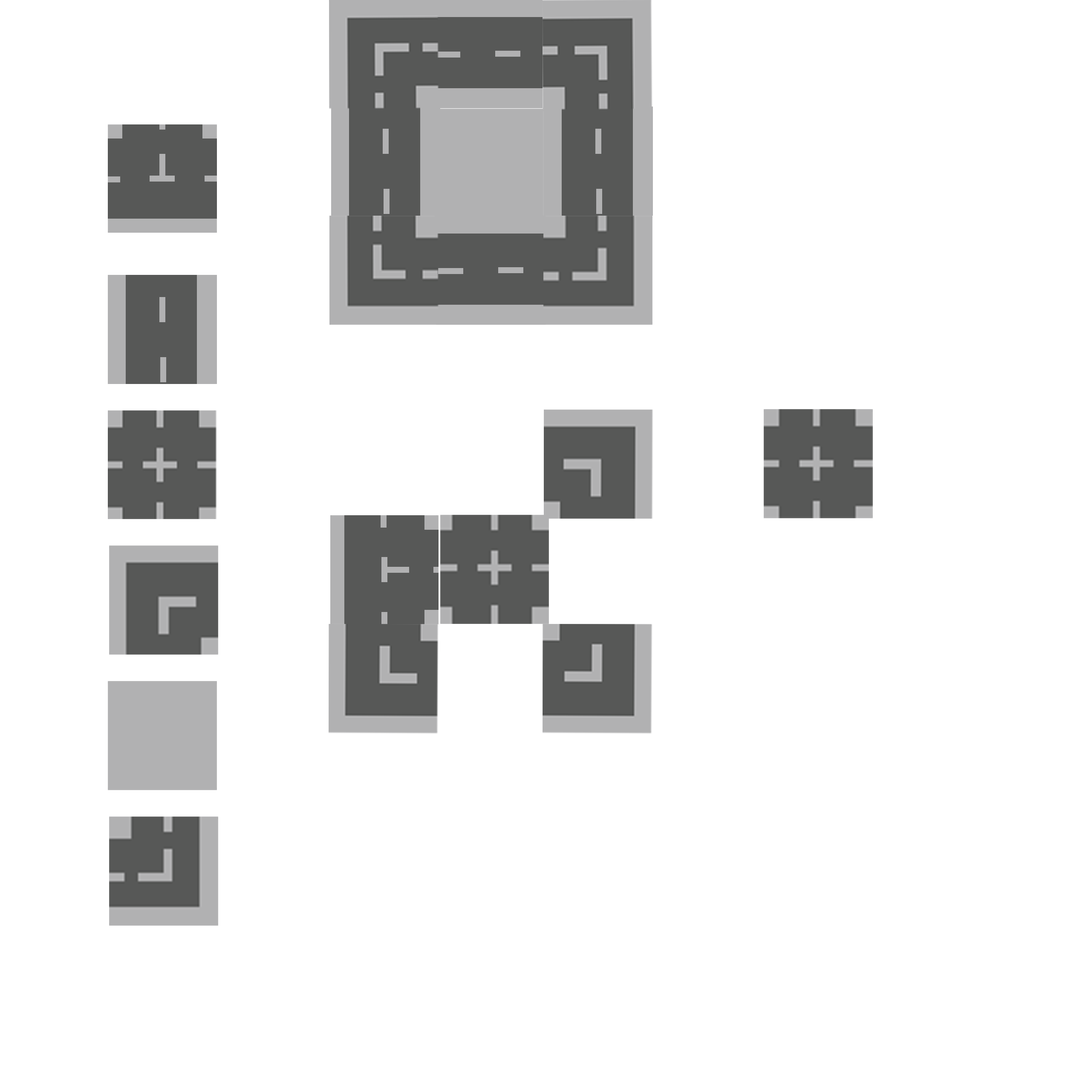
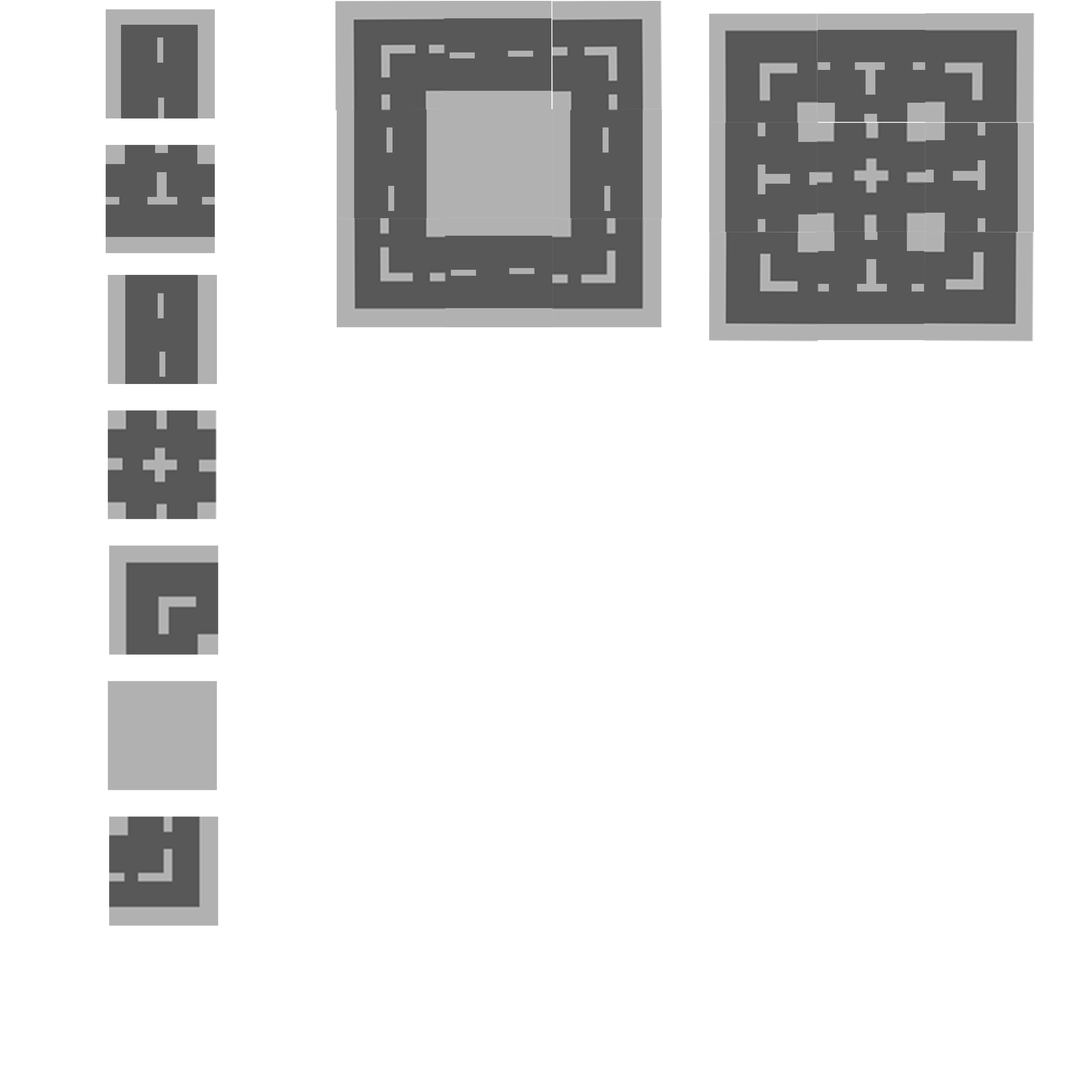
Comparing the layer stacks of the two w=1091, h=1091 images. Changes:
painted on "inner corner copy" over [543, 215, 662, 328]
painted on "inner corner copy 2" over [329, 215, 447, 328]
painted on "inner corner copy 3" over [542, 0, 663, 111]
painted on "inner corner copy 4" over [329, 0, 446, 111]
painted on "filler copy" over [434, 108, 554, 219]
painted on "corner(Outer) copy 3" over [328, 231, 820, 735]
painted on "corner(Outer) copy 2" over [542, 231, 1035, 735]
added layer "corner(Outer) copy 4" in group "corner outer" over [709, 13, 819, 123]
painted on "corner(Outer) copy" over [544, 13, 1035, 519]
removed layer "side copy 4" from group "side copies" over [764, 409, 874, 519]
painted on "side copy" over [440, 122, 927, 625]
added group "reg" (1st of 2) with 4 layers above "3way" over [336, 0, 663, 328]
moved "reg copy" into group "reg", painted on it over [331, 106, 446, 219]
moved "reg copy 4" into group "reg", painted on it over [433, 0, 552, 111]
moved "reg copy 3" into group "reg", painted on it over [436, 215, 553, 328]
moved "reg copy 2" into group "reg", painted on it over [544, 106, 663, 219]
added group "3way" with 4 layers above "inner corner" over [709, 13, 1035, 341]
added layer "3Way copy 2" in group "3way" over [926, 122, 1035, 232]
added layer "3Way copy 4" in group "3way" over [817, 13, 927, 122]
moved "3Way copy" into group "3way", painted on it over [330, 122, 818, 625]
added layer "3Way copy 3" in group "3way" over [815, 231, 925, 341]
painted on "3Way" over [105, 124, 218, 254]
added layer "end" above "reg" over [105, 9, 215, 119]
painted on "side" over [107, 410, 218, 520]
…and 3 more changes (3 painted)
